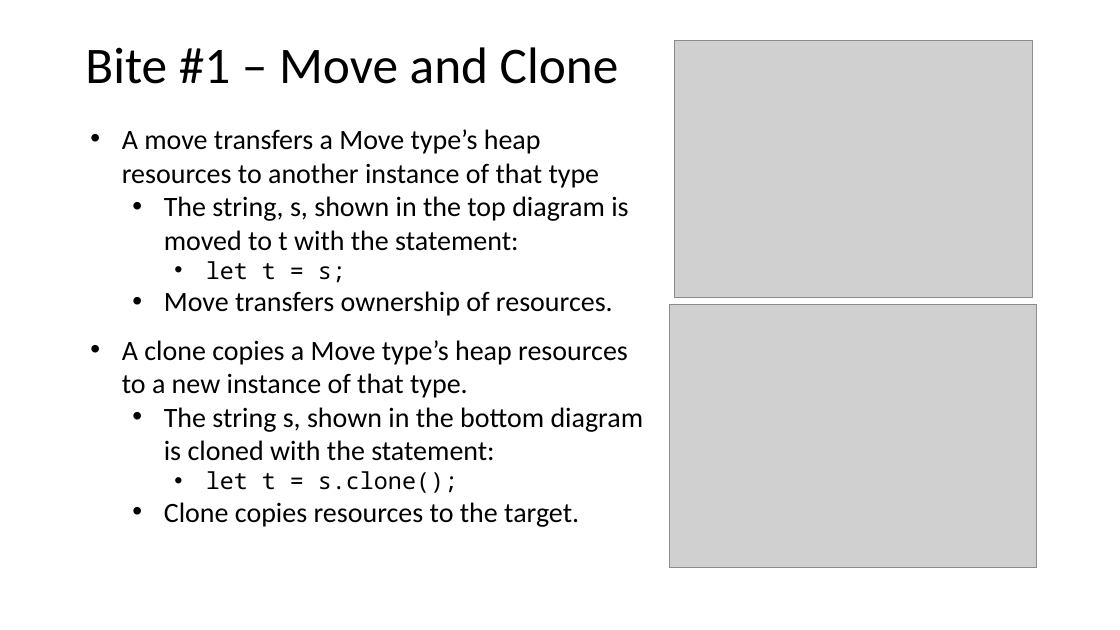
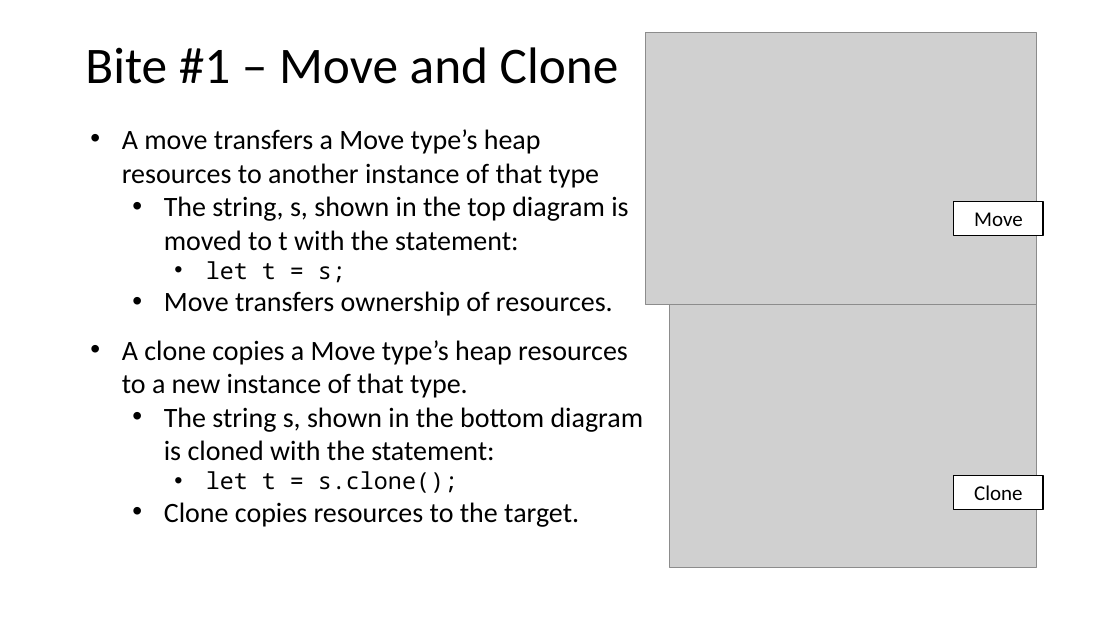
Before and after one commit to JimFawcett/JimFawcett.github.io, a slide deck: slide 9 of Resources/ConsumingRustBite1.pptx. Drawn at 1120x630 pixels with LibreOffice and Linux fonts; fonts in the diff are those of the drawing; grey boxes stand for pictures. Boxes give left, top, right and bottom in pixels: in the first picture for what was removed or moved away, otherwise in the second. Text is boxed around its words. In the diff, an @@ line names an element or a change of style, - is before the commit and + after.

Commit message:
fixes to Bite1 presentation

```diff
--- a/Resources/ConsumingRustBite1.pptx
+++ b/Resources/ConsumingRustBite1.pptx
@@ picture: place and size @@
-picture at <box>674,41,1032,297</box>
+picture at <box>645,33,1037,305</box>
@@ rectangle added at <box>954,202,1044,235</box>, fill #FFFFFF, outline #000000 1 pt, 18 pt, text #000000 @@
+Move
@@ rectangle added at <box>954,476,1044,509</box>, fill #FFFFFF, outline #000000 1 pt, 18 pt, text #000000 @@
+Clone
```
Also in this commit, not shown: 2 other slides changed, 4 other files.
